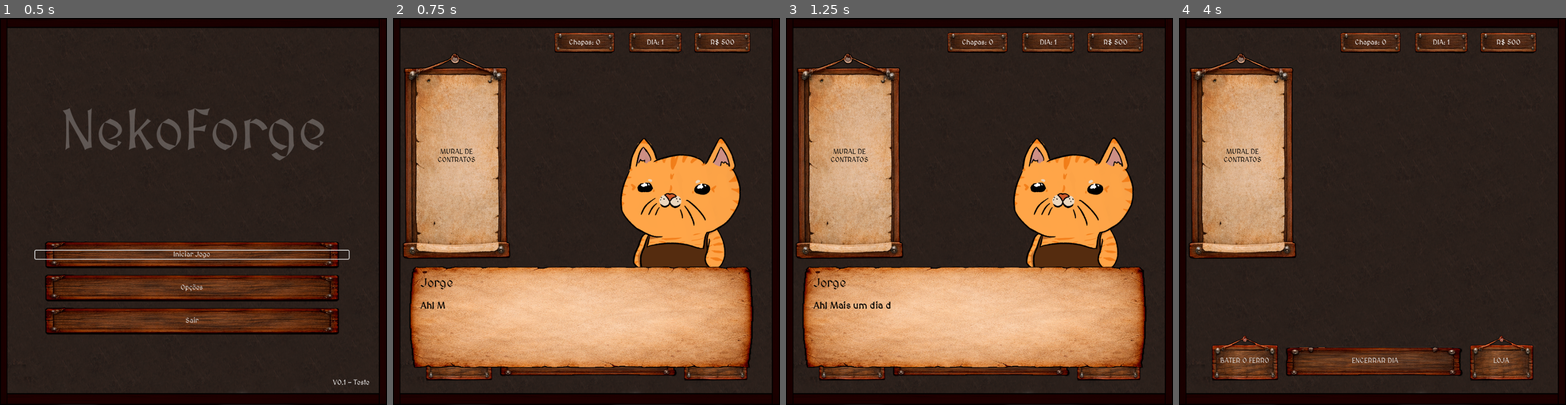
Above: before the commit, frames 1-4 (left to right).
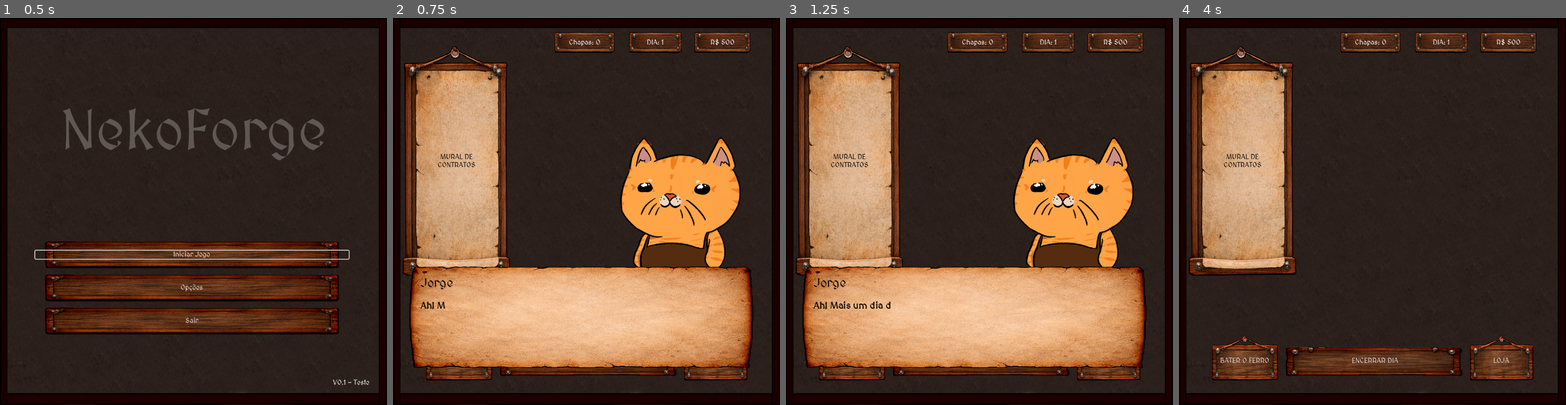
Above: after the commit, the same moments.

Repository: VitaumOS/Jogo_IC-Godot
Game: Godot game, scene res://scene/Telainicial.tscn
Two runs of this game, one before a commit and one after it. Both use one fixed random seed, a clock stepped at 60 frames per second and the inputs below.
Inputs (mouse positions are in pixels of both pictures, inside the frame that each line leads up to):
- Up to frame 1 (0.5 s): no input
- Up to frame 2 (0.75 s): click "Iniciar Jogo" at 0.5 s
- Up to frame 3 (1.25 s): no input
- Up to frame 4 (4 s): tap Enter (ui_accept) at 1.25, 1.52, 2, 2.27, 2.75, 3.5, 3.77 s; move the mouse to (1457, 192) at 1.27 s; click (1457, 192) at 1.42 s; move the mouse to (1295, 230) at 2.02 s; click (1295, 230) at 2.17 s; move the mouse to (1411, 126) at 2.77 s; click (1411, 126) at 2.92 s; move the mouse to (1353, 288) at 3.52 s; click (1353, 288) at 3.67 s

Frame 1 is identical in both runs. In frame 2, 3.9% of the frame differs, in the area x 2-31%, y 7-67%; in frame 3, 3.9%; in frame 4, 4.4%.

Commit message:
pequenas mudanças

Diff:
--- a/scene/Cena_1.tscn
+++ b/scene/Cena_1.tscn
@@ -103,9 +103,9 @@
 anchor_right = 0.062000003
 anchor_bottom = 1.4000001
 offset_left = 0.015999794
-offset_top = -38.800003
+offset_top = -60.800003
 offset_right = 870.016
-offset_bottom = 400.0
+offset_bottom = 445.2
 
 [node name="LadoEsquerdo" type="MarginContainer" parent="UI/Controle_Corpo/CorpoCentral" unique_id=387953885]
 custom_minimum_size = Vector2(0, 400)
@@ -124,7 +124,7 @@
 
 [node name="VSeparator" type="VSeparator" parent="UI/Controle_Corpo/CorpoCentral" unique_id=57280159]
 modulate = Color(0, 0, 0, 0)
-custom_minimum_size = Vector2(13.56, 0)
+custom_minimum_size = Vector2(20.775, 0)
 layout_mode = 2
 size_flags_stretch_ratio = 0.0
 
@@ -141,6 +141,22 @@
 theme_override_constants/separation = 57
 
 [node name="LinhaListaPadrao" parent="UI/Controle_Corpo/CorpoCentral/LadoDireito/ScrollContainer/PadraoCorteSalvo" unique_id=1823299021 instance=ExtResource("7_i1ld1")]
+layout_mode = 2
+
+[node name="VisualizadorContrato" type="VBoxContainer" parent="UI" unique_id=2131077276]
+offset_right = 40.0
+offset_bottom = 40.0
+
+[node name="ContainerExcesso" type="HFlowContainer" parent="UI/VisualizadorContrato" unique_id=1713592053]
+layout_mode = 2
+
+[node name="FundoChapa" type="PanelContainer" parent="UI/VisualizadorContrato" unique_id=222044135]
+layout_mode = 2
+
+[node name="MarginContainer" type="MarginContainer" parent="UI/VisualizadorContrato/FundoChapa" unique_id=1138058628]
+layout_mode = 2
+
+[node name="ContainerChapa" type="HFlowContainer" parent="UI/VisualizadorContrato/FundoChapa/MarginContainer" unique_id=1261035586]
 layout_mode = 2
 
 [node name="Rodape" type="HBoxContainer" parent="UI" unique_id=205919892]
--- a/script/Main.gd
+++ b/script/Main.gd
@@ -11,6 +11,9 @@
 @onready var btn_contrato_visual = $UI/Controle_Corpo/CorpoCentral/LadoEsquerdo/BotaoContratoGrande
 @onready var popup = $PopUp
 
+@onready var container_excesso = $UI/VisualizadorContrato/ContainerExcesso
+@onready var container_chapa = $UI/VisualizadorContrato/FundoChapa/MarginContainer/ContainerChapa
+
 # --- VARIÁVEIS DE LÓGICA ---
 var padroes_corte_salvos_valor: Array = []
 var demanda: Array = []
@@ -31,6 +34,64 @@
 		_verificar_dialogo_diario()
 	else:
 		_finalizar_logica_pulp()
+	_gerar_visualizacao_demanda()
+	_atualizar_pintura_demanda()
+
+func _gerar_visualizacao_demanda():
+	for c in container_chapa.get_children(): c.queue_free()
+	for c in container_excesso.get_children(): c.queue_free()
+
+	if Global.contrato_ativo == null: return
+
+	for i in demanda.size():
+		var qtd_necessaria = demanda[i]
+		var peca_info = Global.pecas_disponiveis[i]
+
+		for n in range(qtd_necessaria):
+			var icone = _criar_icone_arma(peca_info.caminho_textura, i)
+			icone.modulate = Color(0.3, 0.3, 0.3, 0.5)
+			container_chapa.add_child(icone)
+
+
+func _atualizar_pintura_demanda():
+	var producao_total = [0, 0, 0, 0, 0, 0]
+
+	for linha in vbox_padroes_lista.get_children():
+		var qtd_uso = linha.quantidade
+		if linha.has_meta("composicao"):
+			var composicao = linha.get_meta("composicao")
+			for i in composicao.size():
+				producao_total[i] += (composicao[i] * qtd_uso)
+
+	var producao_restante = producao_total.duplicate()
+	for icone in container_chapa.get_children():
+		var tipo_id = icone.get_meta("tipo_id")
+
+		if producao_restante[tipo_id] > 0:
+			icone.modulate = Color(0.2, 0.8, 0.2, 1.0)
+			producao_restante[tipo_id] -= 1
+		else:
+			icone.modulate = Color(0.3, 0.3, 0.3, 0.5)
+
+	for c in container_excesso.get_children(): c.queue_free()
+	for i in producao_restante.size():
+		var qtd_excesso = producao_restante[i]
+		if qtd_excesso > 0:
+			var peca_info = Global.pecas_disponiveis[i]
+
+			for n in range(qtd_excesso):
+				var icone_extra = _criar_icone_arma(peca_info.caminho_textura, i)
+				icone_extra.modulate = Color(0.8, 0.1, 0.1, 1.0)
+				container_excesso.add_child(icone_extra)
+
+func _criar_icone_arma(caminho_textura: String, tipo_id: int) -> TextureRect:
+	var icone = TextureRect.new()
+	icone.texture = load(caminho_textura)
+	icone.custom_minimum_size = Vector2(40, 40)
+	icone.expand_mode = TextureRect.EXPAND_KEEP_SIZE
+	icone.stretch_mode = TextureRect.STRETCH_KEEP_ASPECT_CENTERED
+	icone.set_meta("tipo_id", tipo_id)
+	return icone
 
 func _verificar_dialogo_diario():
 	if Global.deve_exibir_dialogo_do_dia():
@@ -73,6 +134,7 @@
 	vbox_padroes_lista.add_child(linha)
 	linha.configurar(item)
 
+
 	padroes_corte_salvos_valor.append(item.composicao)
 
 func verifica_cortes_usuario() -> bool:
--- a/script/linhaListaPadrao.gd
+++ b/script/linhaListaPadrao.gd
@@ -28,6 +28,7 @@
 	quantidade += 1
 	lbl_qtd.text = str(quantidade)
 
+
 func _on_btn_menos_pressed() -> void:
 	if quantidade > 0:
 		quantidade -= 1
